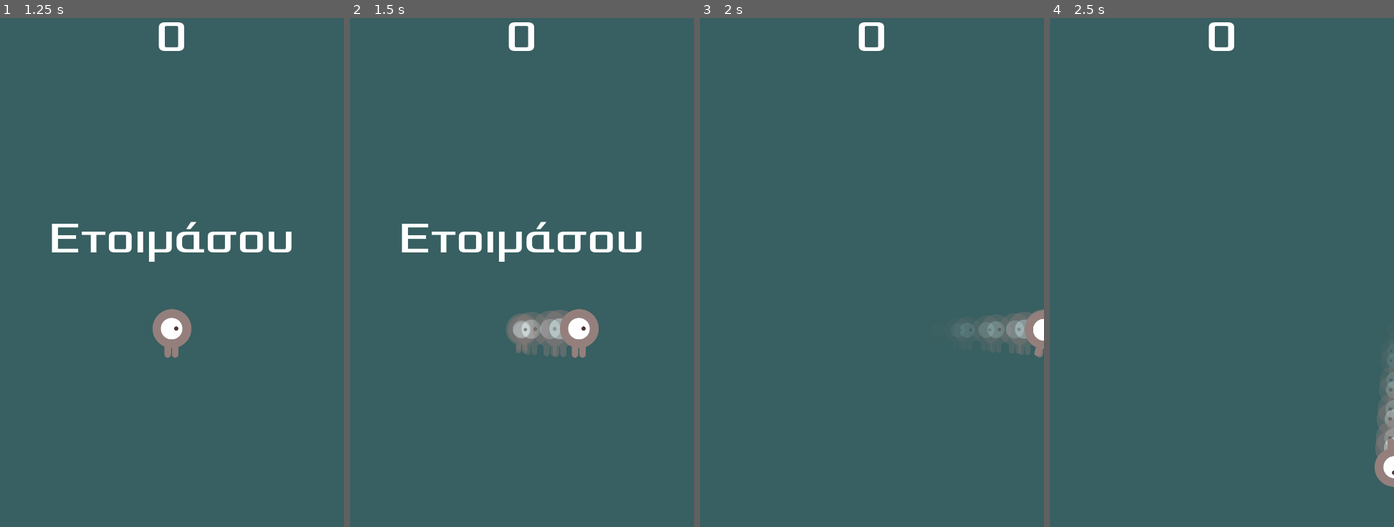
Above: before the commit, frames 1-4 (left to right).
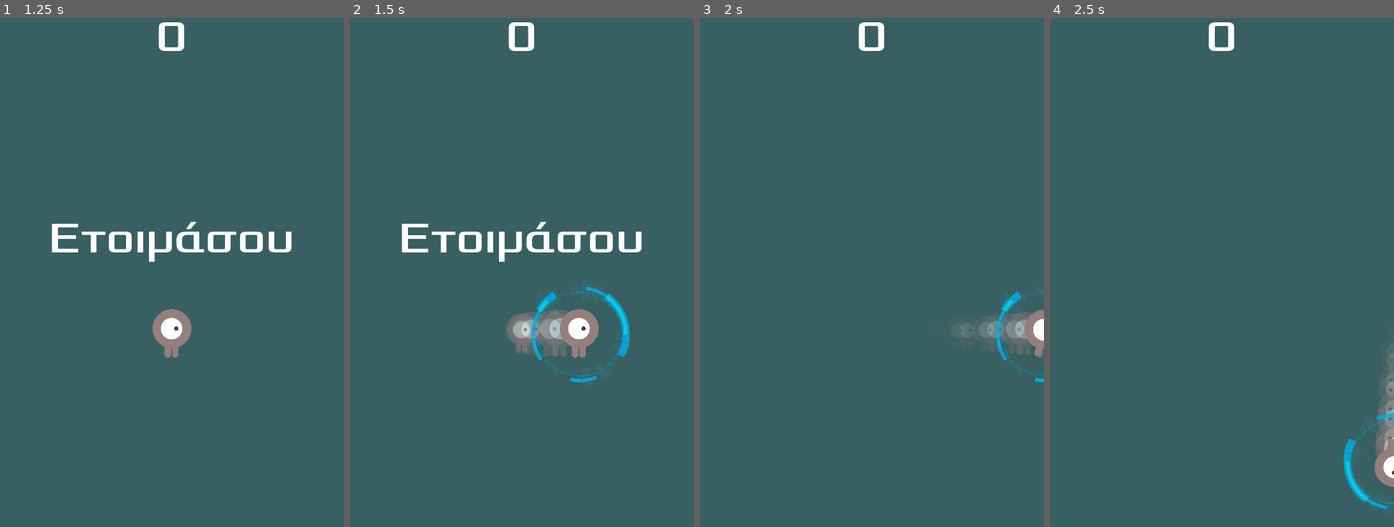
Above: after the commit, the same moments.

Repository: echatzief/dodge_the_creeps
Game: Godot game, scene res://main.tscn
Two runs of this game, one before a commit and one after it. Both use one fixed random seed, a clock stepped at 60 frames per second and the inputs below.
Inputs:
- Up to frame 1 (1.25 s): click "Εκκίνηση" at 0.5 s
- Up to frame 2 (1.5 s): tap Enter at 1.25 s; hold D (move_right) from 1.28 s (still down); tap Space (ui_select) at 1.35 s
- Up to frame 3 (2 s): keep holding D (move_right); tap Space (ui_select) at 1.52, 1.82 s
- Up to frame 4 (2.5 s): release D (move_right) at 2.03 s; hold S (move_down) from 2.03 s (still down); tap Space (ui_select) at 2.1, 2.27 s

Frame 1 is identical in both runs. In frame 2, 0.7% of the frame differs, in the area x 52-82%, y 52-72%; in frame 3, 0.3%; in frame 4, 0.4%.

Commit message:
Added a shield for the player

Diff:
--- a/player.gd
+++ b/player.gd
@@ -3,12 +3,16 @@
 signal hit
 
 @export var speed = 400 # How fast the player will move (pixels/sec).
+@export var shield_duration = 2 # How many seconds the shield will last
+@export var shield_cooldown_duration = 10 # How many seconds until we can use shield for next time
+@export var shield_available = true # If the shield is avaible to be activated
 var screen_size # Size of the game window.
 
 func _ready():
 	screen_size = get_viewport_rect().size
+	$Shield.visible = false
+	shield_available = true
 	hide()
-
 
 func _process(delta):
 	var velocity = Vector2.ZERO # The player's movement vector.
@@ -20,6 +24,12 @@
 		velocity.y += 1
 	if Input.is_action_pressed(&"move_up"):
 		velocity.y -= 1
+	if Input.is_action_just_pressed(&"ui_select"):
+		# Start the shield timer to make the shield visible
+		if $ShieldTimer.is_stopped() && shield_available:
+			$Shield.visible = true
+			$ShieldTimer.start(shield_duration)
+
 
 	if velocity.length() > 0:
 		velocity = velocity.normalized() * speed
@@ -48,7 +58,25 @@
 
 
 func _on_body_entered(_body):
+
+	# When the shield is active avoid collision with enemies
+	if !$ShieldTimer.is_stopped():
+		return
+
 	hide() # Player disappears after being hit.
 	hit.emit()
 	# Must be deferred as we can't change physics properties on a physics callback.
 	$CollisionShape2D.set_deferred(&"disabled", true)
+
+
+func _on_shield_cooldown_timer_timeout() -> void:
+	shield_available = true
+
+func _on_shield_timer_timeout() -> void:
+	# Hide the shield
+	$Shield.visible = false
+
+	# Make the shield unavailable for X seconds
+	shield_available = false
+
+	$ShieldCooldownTimer.start(shield_cooldown_duration)
--- a/player.tscn
+++ b/player.tscn
@@ -1,10 +1,11 @@
-[gd_scene load_steps=13 format=3 uid="uid://4vwrqjegqwpj"]
+[gd_scene load_steps=14 format=3 uid="uid://4vwrqjegqwpj"]
 
 [ext_resource type="Script" path="res://player.gd" id="1"]
 [ext_resource type="Texture2D" uid="uid://ftkxr8r4qghp" path="res://art/playerGrey_walk1.png" id="2"]
 [ext_resource type="Texture2D" uid="uid://couyhcegeihme" path="res://art/playerGrey_walk2.png" id="3"]
 [ext_resource type="Texture2D" uid="uid://b4yyoafu8bi0q" path="res://art/playerGrey_up1.png" id="4"]
 [ext_resource type="Texture2D" uid="uid://bko65a0nd66st" path="res://art/playerGrey_up2.png" id="5"]
+[ext_resource type="Texture2D" uid="uid://bd18w853f7yer" path="res://art/shield.png" id="6_2crpu"]
 
 [sub_resource type="SpriteFrames" id="1"]
 animations = [{
@@ -72,4 +73,17 @@
 texture = ExtResource("2")
 speed_scale = 2.0
 
+[node name="ShieldTimer" type="Timer" parent="."]
+wait_time = 10.0
+one_shot = true
+
+[node name="Shield" type="Sprite2D" parent="."]
+position = Vector2(0, 0.999998)
+scale = Vector2(0.2, 0.2)
+texture = ExtResource("6_2crpu")
+
+[node name="ShieldCooldownTimer" type="Timer" parent="."]
+
 [connection signal="body_entered" from="." to="." method="_on_body_entered"]
+[connection signal="timeout" from="ShieldTimer" to="." method="_on_shield_timer_timeout"]
+[connection signal="timeout" from="ShieldCooldownTimer" to="." method="_on_shield_cooldown_timer_timeout"]
Binary file added: art/shield.png
Not shown, added: art/shield.png.import
